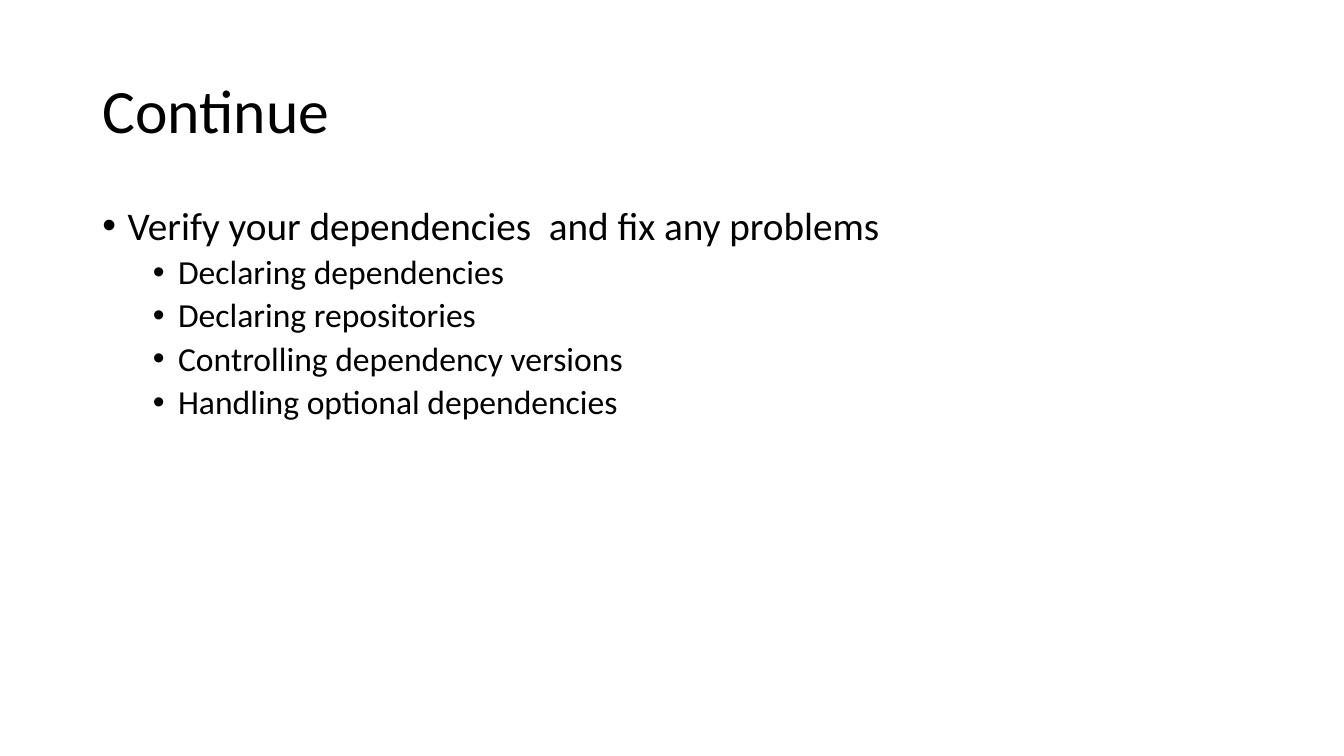
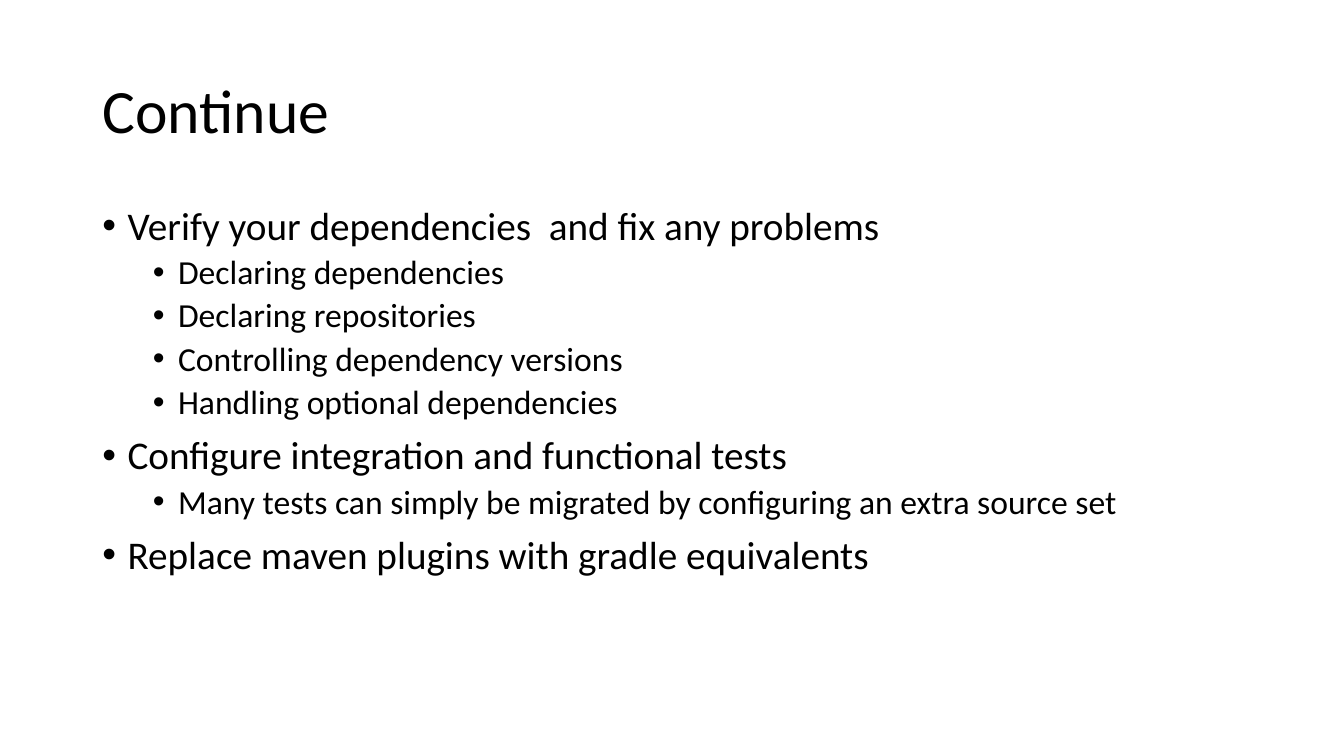
Before and after one commit to dangnh16/timebird-objective, a slide deck: slide 9 of Gradle and java 11.pptx. Drawn at 1344x756 pixels with LibreOffice and Linux fonts; fonts in the diff are those of the drawing. Boxes give left, top, right and bottom in pixels: in the first picture for what was removed or moved away, otherwise in the second. Text is boxed around its words. In the diff, an @@ line names an element or a change of style, - is before the commit and + after.

Commit message:
continue

```diff
--- a/Gradle and java 11.pptx
+++ b/Gradle and java 11.pptx
@@ text at [128,441,1116,576]: paragraphs added @@
+• Configure integration and functional tests
+  • Many tests can simply be migrated by configuring an extra source set
+• Replace maven plugins with gradle equivalents
```
Also in this commit, not shown: 1 slide added.
